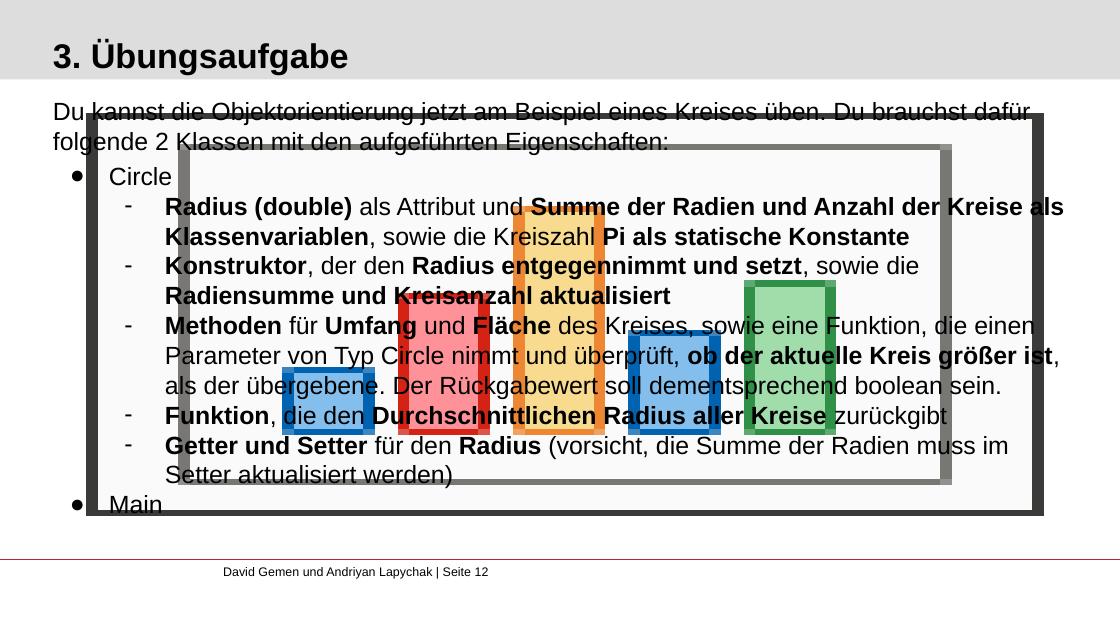
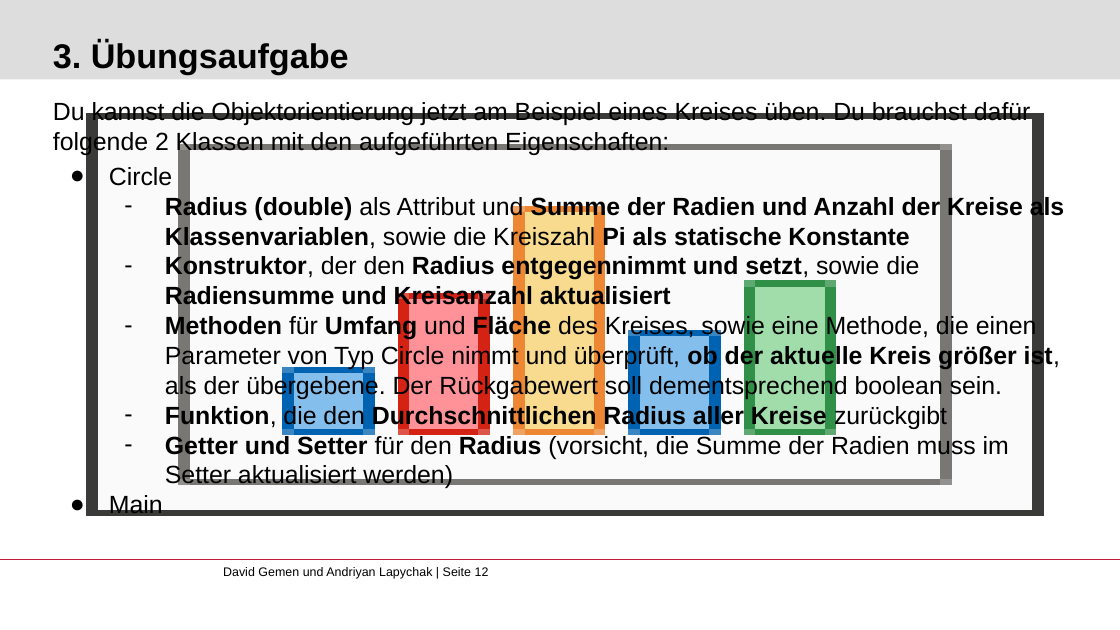
Before and after one commit to gemdav/Programmieren-1-Tutorium, a slide deck: slide 12 of slides/04_object_orientation.pptx. Drawn at 1120x630 pixels with LibreOffice and Linux fonts; fonts in the diff are those of the drawing; background and template pictures are left out. Boxes give left, top, right and bottom in pixels: in the first picture for what was removed or moved away, otherwise in the second. Text is boxed around its words. In the diff, an @@ line names an element or a change of style, - is before the commit and + after.

Commit message:
changes in slides

```diff
--- a/slides/04_object_orientation.pptx
+++ b/slides/04_object_orientation.pptx
@@ text at box(165, 314, 1060, 400): text changed @@
-  – Methoden für Umfang und Fläche des Kreises, sowie eine Funktion, die einen Parameter von Typ Circle nimmt und überprüft, ob der aktuelle Kreis größer ist, als der übergebene. Der Rückgabewert soll dementsprechend boolean sein.
+  – Methoden für Umfang und Fläche des Kreises, sowie eine Methode, die einen Parameter von Typ Circle nimmt und überprüft, ob der aktuelle Kreis größer ist, als der übergebene. Der Rückgabewert soll dementsprechend boolean sein.
```
Also in this commit, not shown: 4 other files.
